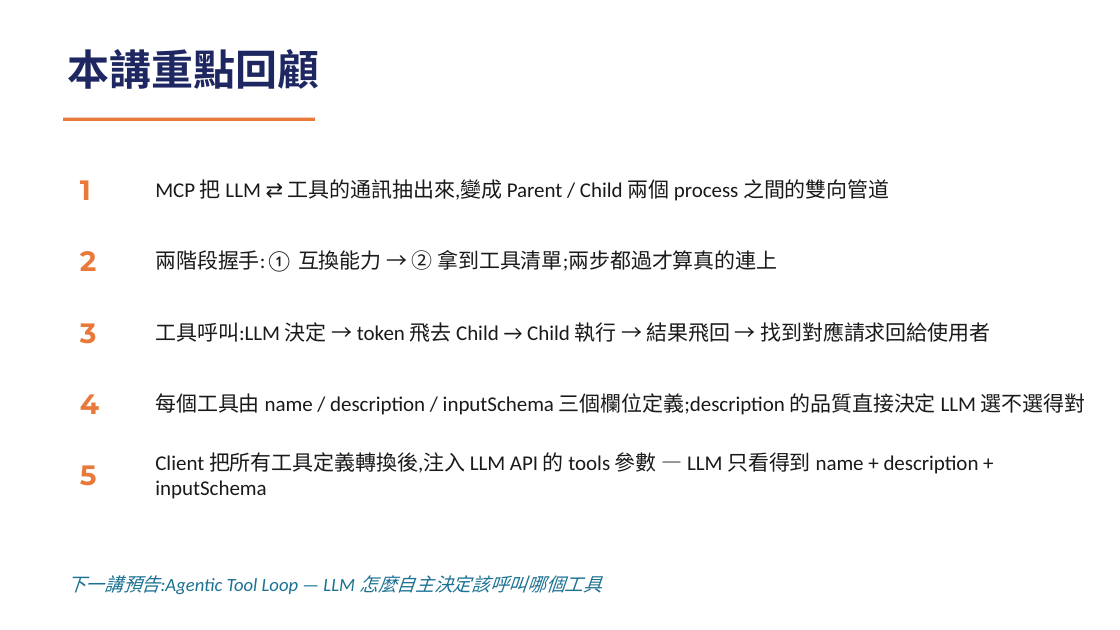
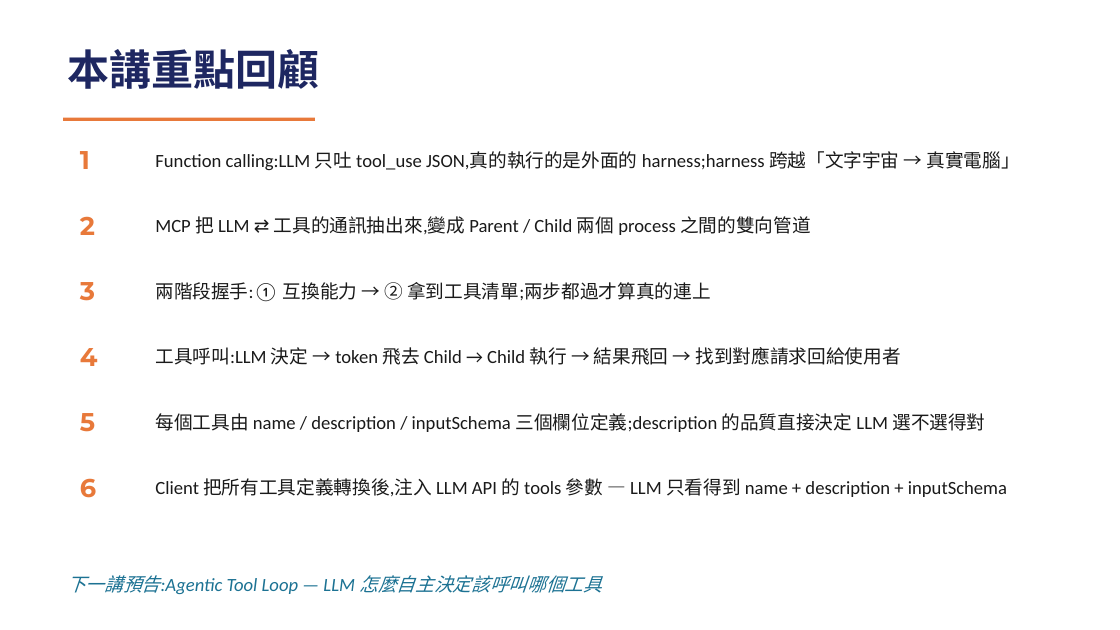
Before and after one commit to mjib007/nchu-mcp-workshop-2026, a slide deck: slide 24 of 02-how-mcp-works.pptx (slide 17 before the commit). Drawn at 1120x630 pixels with LibreOffice and Linux fonts; fonts in the diff are those of the drawing. Boxes give left, top, right and bottom in pixels: in the first picture for what was removed or moved away, otherwise in the second. Text is boxed around its words. In the diff, an @@ line names an element or a change of style, - is before the commit and + after.

```diff
--- a/02-how-mcp-works.pptx
+++ b/02-how-mcp-works.pptx
@@ text "1": place and size @@
-text "1" at bbox=[80, 180, 91, 200]
+text "1" at bbox=[80, 151, 90, 169]
@@ text added at bbox=[155, 151, 1020, 170], 12 pt, text #1A1A1A @@
+Function calling:LLM 只吐 tool_use JSON,真的執行的是外面的 harness;harness 跨越「文字宇宙 → 真實電腦」
@@ text "2": place and size @@
-text "2" at bbox=[80, 251, 97, 271]
+text "2" at bbox=[80, 216, 95, 235]
@@ size 13.5 to 12 pt in 5 elements at bbox=[155, 478, 1007, 497], bbox=[155, 413, 985, 432], bbox=[155, 347, 901, 365], bbox=[155, 282, 711, 302], bbox=[155, 216, 811, 235] @@
@@ text "MCP 把 LLM ⇄ 工具的通訊抽出來,變成 ...": place and size @@
-text "MCP 把 LLM ⇄ 工具的通訊抽出來,變成 ..." at bbox=[155, 179, 889, 201]
+text "MCP 把 LLM ⇄ 工具的通訊抽出來,變成 ..." at bbox=[155, 216, 811, 235]
@@ text "3": place and size @@
-text "3" at bbox=[80, 323, 97, 344]
+text "3" at bbox=[80, 282, 95, 301]
@@ text "兩階段握手:① 互換能力 → ② 拿到工具清單;兩步都過才算真的連上": place and size @@
-text "兩階段握手:① 互換能力 → ② 拿到工具清單;兩步都過才算真的連上" at bbox=[155, 250, 777, 272]
+text "兩階段握手:① 互換能力 → ② 拿到工具清單;兩步都過才算真的連上" at bbox=[155, 282, 711, 302]
@@ text "4": place and size @@
-text "4" at bbox=[80, 394, 99, 414]
+text "4" at bbox=[80, 348, 98, 366]
@@ text "工具呼叫:LLM 決定 → token 飛去 ...": place and size @@
-text "工具呼叫:LLM 決定 → token 飛去 ..." at bbox=[155, 322, 991, 342]
+text "工具呼叫:LLM 決定 → token 飛去 ..." at bbox=[155, 347, 901, 365]
@@ size 18 to 16.5 pt in 5 elements at bbox=[80, 151, 90, 169], bbox=[80, 216, 95, 235], bbox=[80, 282, 95, 301], bbox=[80, 348, 98, 366], bbox=[80, 413, 95, 432] @@
@@ text "5": place and size @@
-text "5" at bbox=[80, 465, 97, 486]
+text "5" at bbox=[80, 413, 95, 432]
@@ text "每個工具由 name / description / ...": place and size @@
-text "每個工具由 name / description / ..." at bbox=[155, 393, 1086, 415]
+text "每個工具由 name / description / ..." at bbox=[155, 413, 985, 432]
@@ text added at bbox=[80, 478, 96, 498], 16.5 pt, text #E8793A, bold @@
+6
@@ text "Client 把所有工具定義轉換後,注入 LLM API 的 ...": place and size @@
-text "Client 把所有工具定義轉換後,注入 LLM API 的 ..." at bbox=[155, 452, 979, 499]
+text "Client 把所有工具定義轉換後,注入 LLM API 的 ..." at bbox=[155, 478, 1007, 497]
```
Also in this commit, not shown: 4 other slides changed, 7 slides added, 4 other files.
